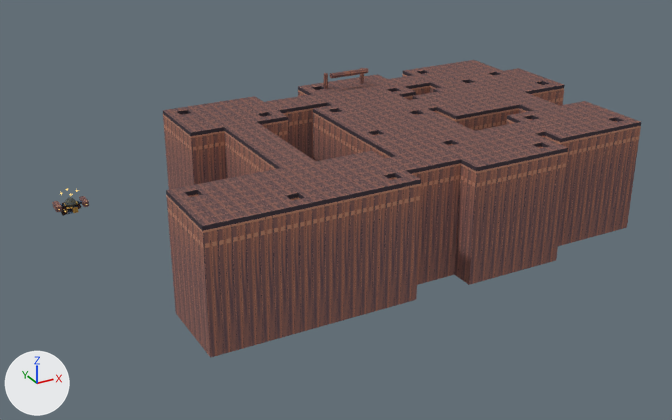
Two versions of the glTF model packs/reactor-zero/level.gltf, one commit apart.
Both versions are drawn from a 50 mm camera at (-33.8, -164.9, 70.6) aimed at (39.0, -32.4, 4.3). Arrows for +X, +Y and +Z are at lower left; the lights stay in place. The first picture is the older version. Objects named as collision shapes, trigger or cutter boxes, shadow casters or lower levels of detail are left out. Vertices at exactly the same position are counted once.

Objects in the first picture: 'PROP_ACTOR_3', 'SCENE_GRID' and 1 more.
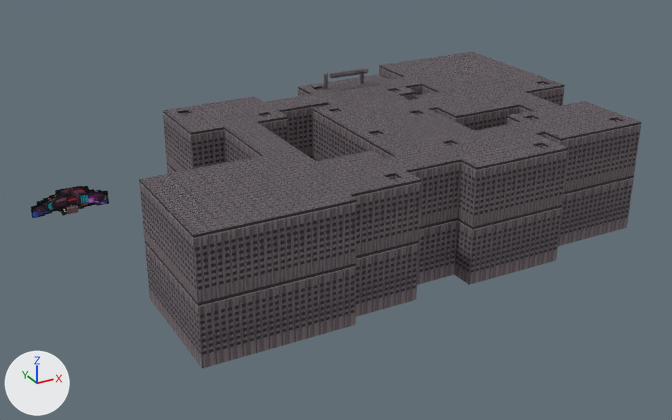
Boxes [x1, y1, x2, y2] around the edits, measured in the pictures (672 x 420 px):
'SCENE_GRID', reshaped (6% taller)
    before: [163, 60, 641, 358]
    after: [139, 52, 641, 368]
'PROP_FINALE_3', added
    after: [31, 186, 109, 218]
'PROP_ACTOR_3', deleted
    before: [52, 189, 89, 212]
    faces in mat_material_0: [52, 196, 89, 212]
part 1 of me_mesh_0, built on (mostly hidden before)
    before: [417, 70, 500, 93]
    after: [379, 52, 517, 94]
part 2 of me_mesh_0, built on
    before: [184, 190, 350, 358]
    after: [139, 156, 357, 368]
part 3 of me_mesh_0, surface changed
    both: [163, 60, 641, 317]
part 4 of me_mesh_0, recoloured
    both: [163, 60, 640, 226]

The change in detail:
me_mesh_0 is used by ob_scene_grid; location (0.0, 0.0, 0.0).
me_mesh_0 had 6894 vertices, 10960 faces and spanned x 4.0..90.0, y -60.0..-8.0, z 0.0..23.4.
me_mesh_0 now has 8034 vertices, 13084 faces and spans x 2.0..90.0, y -62.0..-2.0, z 0.0..23.4.
me_mesh_0 part 1: 33 vertices removed from x 68.0..88.0, y -22.0..-8.0, z 0.0; 477 vertices added at x 66.0..90.0, y -20.8..-2.0, z 0.0..20.0.
me_mesh_0 part 2: 37 vertices removed from x 4.0..24.0, y -60.0..-42.0, z 0.0; 431 vertices added at x 2.0..26.0, y -62.0..-40.0, z 0.0..20.0.
me_mesh_0 part 3: 10503 kept faces spanning x 4.0..90.0, y -60.0..-8.0, z 0.0..23.4 get new texture (UV) coordinates.
me_mesh_0 part 4: 3856 kept faces spanning x 4.0..90.0, y -60.0..-8.0, z 0.0..23.4 get new vertex colours.
Other edits to the shape of me_mesh_0 do not show in these pictures.
Mesh me_mesh_7_1 is new.
It has 346 vertices, 542 faces and spans x -7.2..7.2, y -0.69..0.69, z 0.0..4.6.
It uses material mat_material_0.
Object 'PROP_ACTOR_3' (ob_prop_actor_3) is deleted.
Object 'PROP_FINALE_3' (ob_prop_finale_3) is new; it shows me_mesh_7_1.
Its location is (0.0, 0.0, 0.0).
